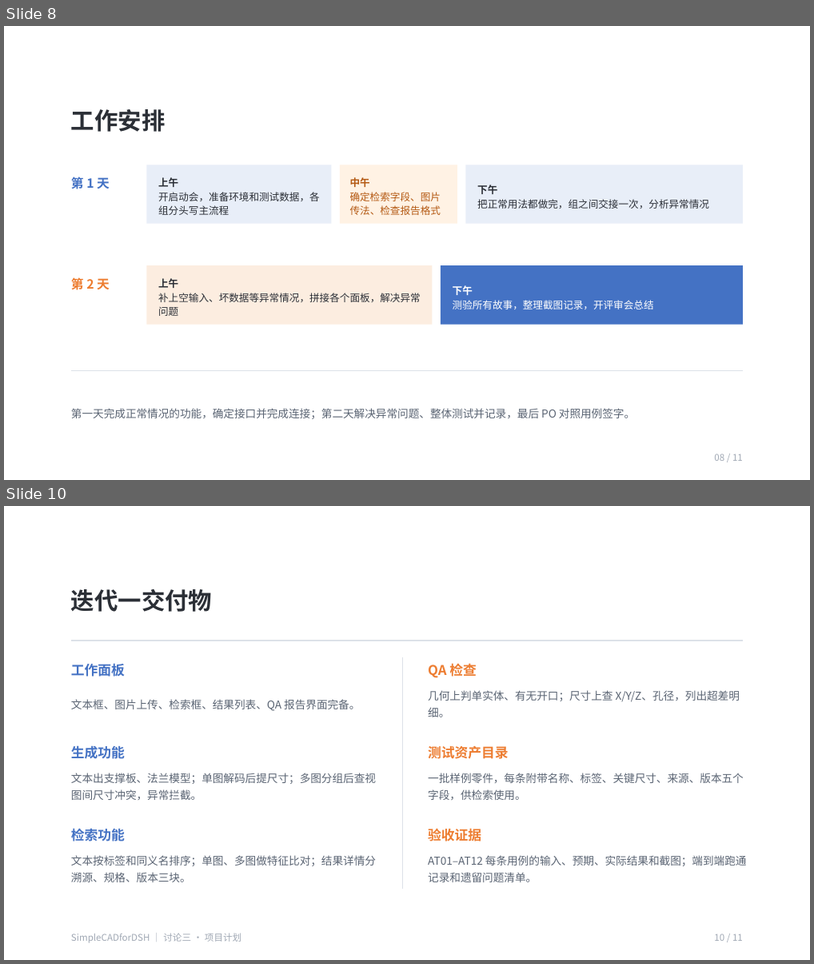
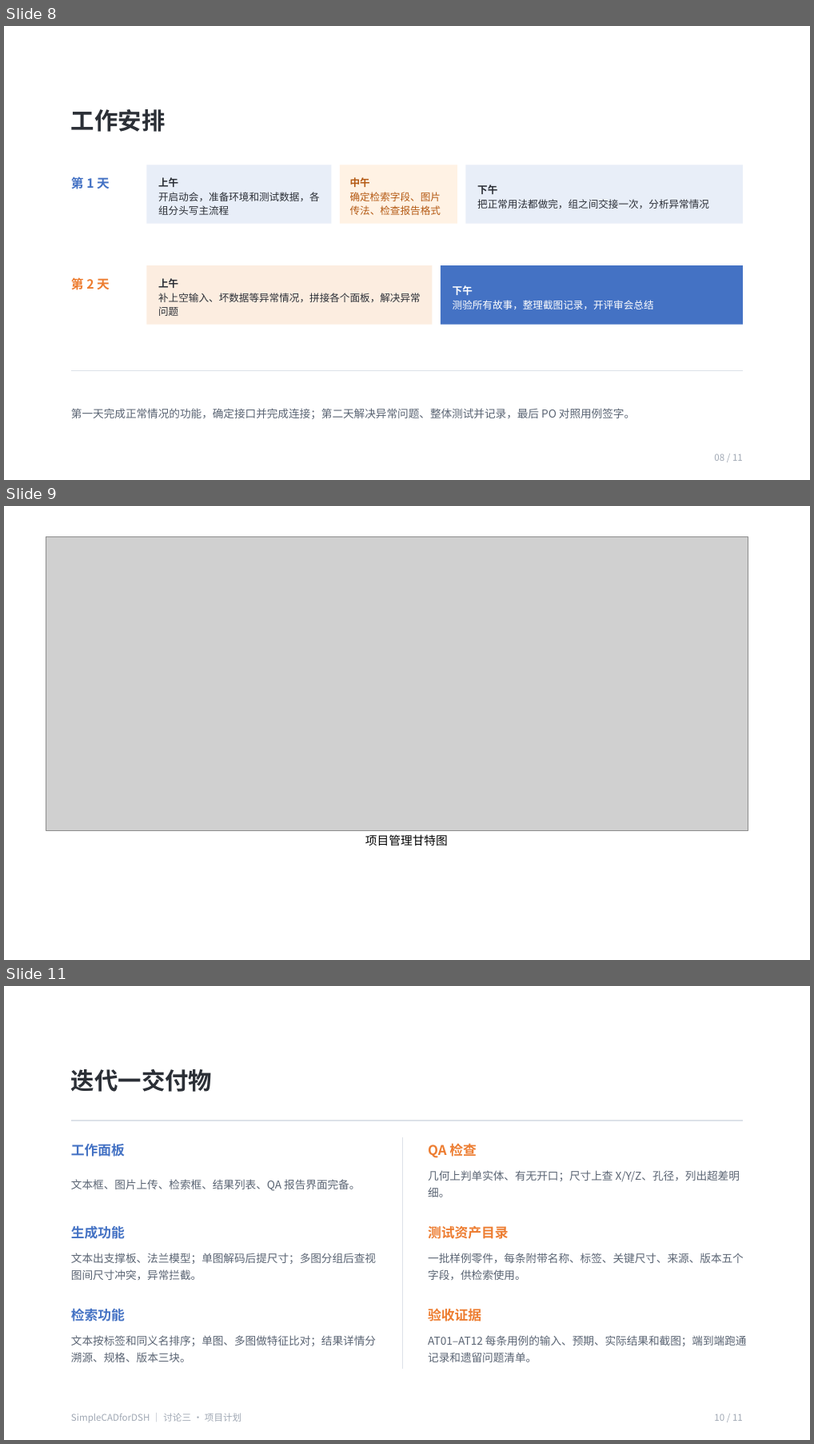
Before and after one commit to jianboer/SimpleCADforDSH, a slide deck: docs/course/discussions/讨论3.pptx. Shown one above the other, each under a label of ours: slides 8 and 10 before the commit, slides 8, 9 and 11 after it; the slides between them are not shown. The pictures are 814x964 and 814x1444 pixels, drawn with LibreOffice and Linux fonts; fonts in the diff are those of the drawing; grey boxes stand for pictures. Boxes give left, top, right and bottom in pixels: in the first picture for what was removed or moved away, otherwise in the second. Text is boxed around its words. In the diff, an @@ line names an element or a change of style, - is before the commit and + after.

Commit message:
更新项目三PPT
基于项目会议计划.md修改了人员分工有关内容，并附加了项目管理甘特图。

```diff
--- a/docs/course/discussions/讨论3.pptx
+++ b/docs/course/discussions/讨论3.pptx
@@ slide 9 added at bbox=[4, 506, 810, 960], background #FFFFFF @@
@@ picture added at bbox=[46, 537, 749, 830] @@
@@ text added at bbox=[366, 834, 448, 845], 14 pt, text #000000 @@
+项目管理甘特图
@@ what was slide 10 is now slide 11 @@
```
Also in this commit, not shown: 7 slides changed.
